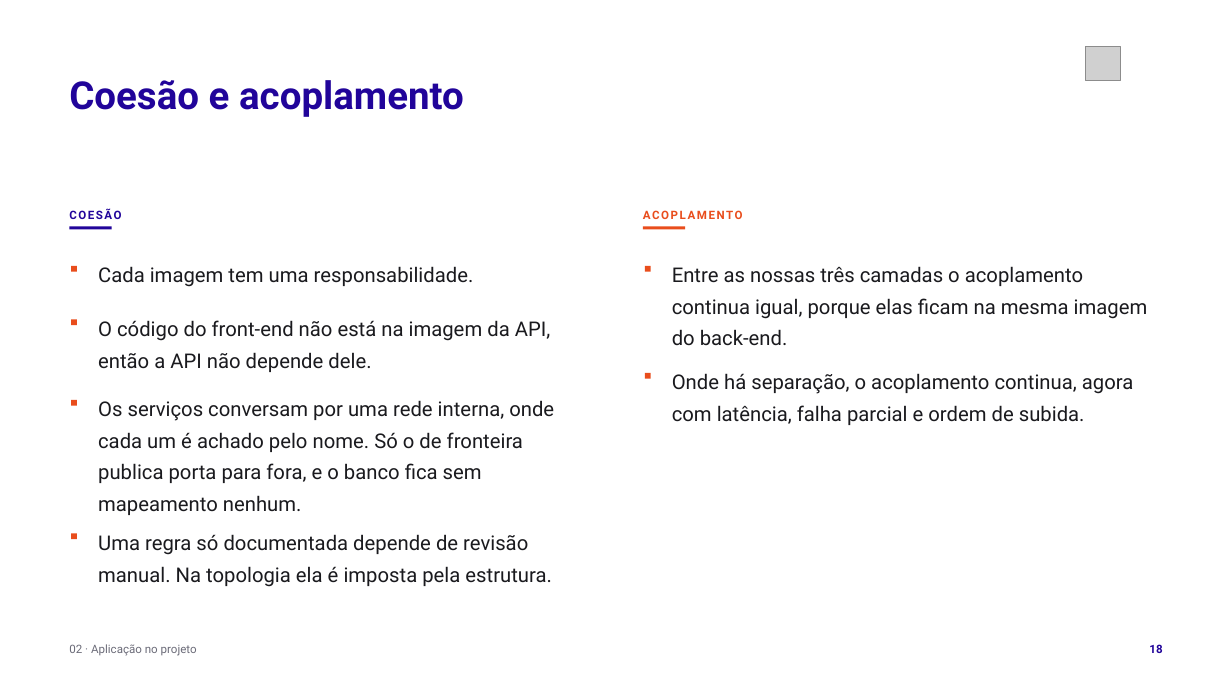
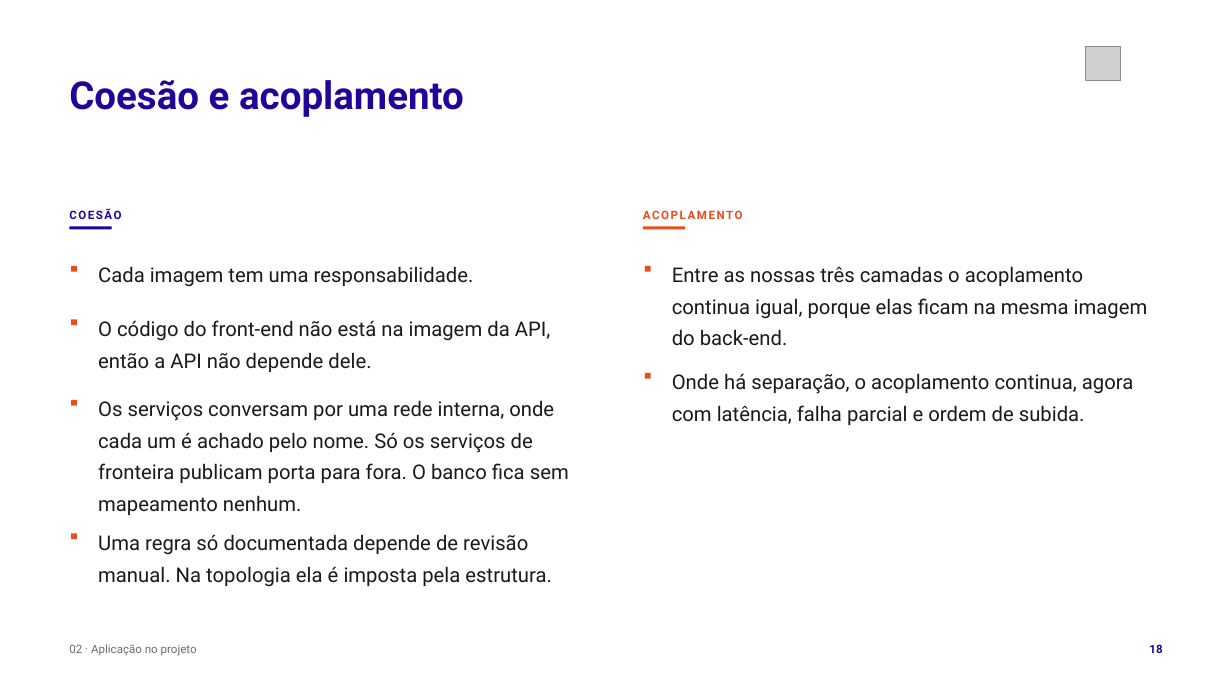
Before and after one commit to tcpassos/invite-app, a slide deck: slide 18 of trabalhos/T1-Docker-Invite-People.pptx. Drawn at 1232x693 pixels with LibreOffice and Linux fonts; fonts in the diff are those of the drawing; grey boxes stand for pictures. Boxes give left, top, right and bottom in pixels: in the first picture for what was removed or moved away, otherwise in the second. Text is boxed around its words. In the diff, an @@ line names an element or a change of style, - is before the commit and + after.

Commit message:
docs: alinha compose, replicacao e legenda de tiers no T1 para os slides pararem de se contradizer

```diff
--- a/trabalhos/T1-Docker-Invite-People.pptx
+++ b/trabalhos/T1-Docker-Invite-People.pptx
@@ text at (98, 400, 569, 515): text changed @@
-Os serviços conversam por uma rede interna, onde cada um é achado pelo nome. Só o de fronteira publica porta para fora, e o banco fica sem mapeamento nenhum.
+Os serviços conversam por uma rede interna, onde cada um é achado pelo nome. Só os serviços de fronteira publicam porta para fora. O banco fica sem mapeamento nenhum.
```
Also in this commit, not shown: 4 other slides changed, 8 other files.
